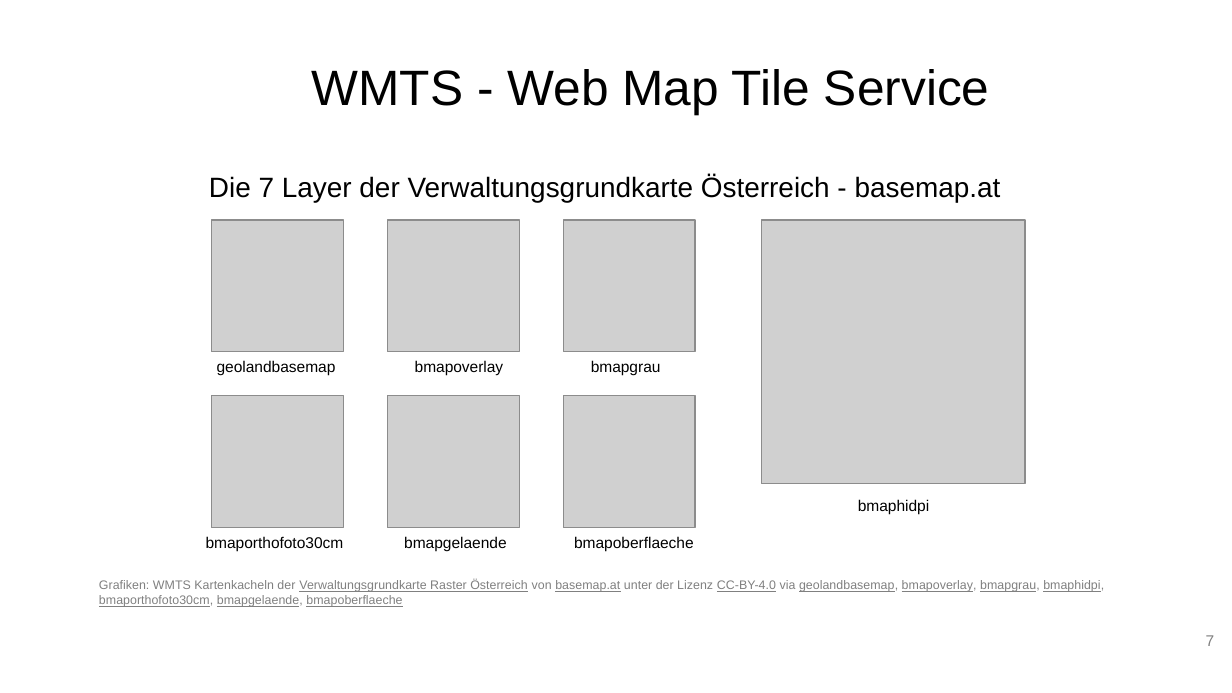
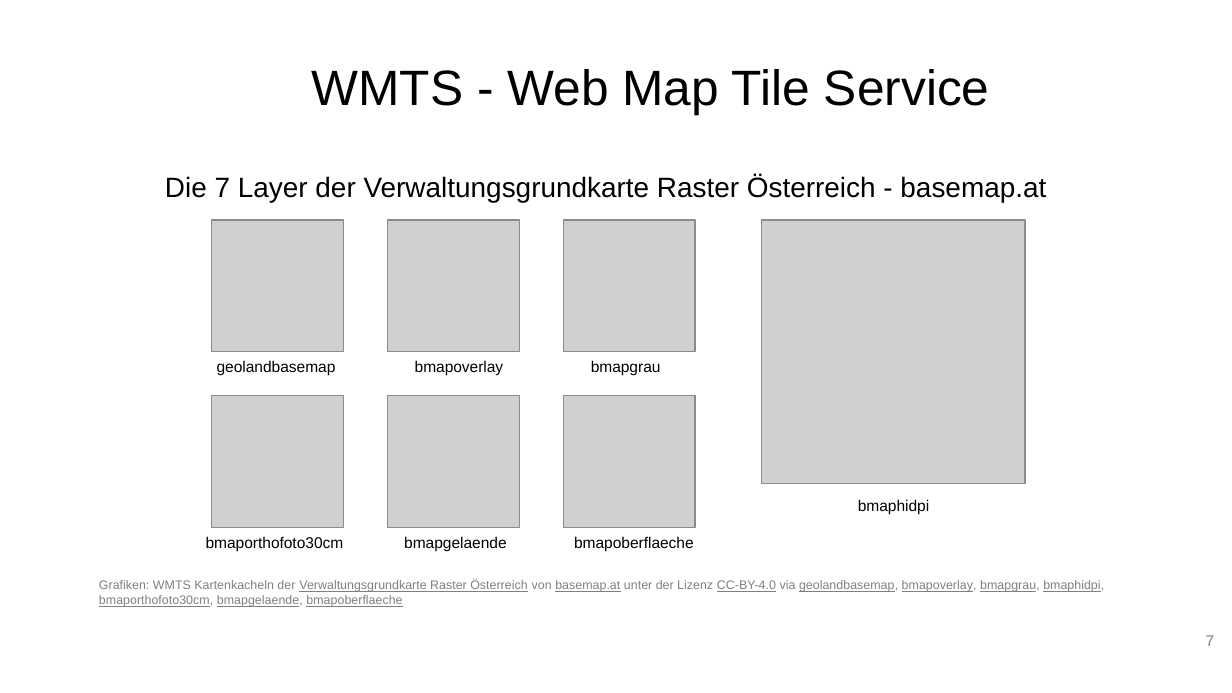
Before and after one commit to webmapping-oer/wmts, a slide deck: slide 7 of material/slides.odp. Drawn at 1232x693 pixels with LibreOffice and Linux fonts; fonts in the diff are those of the drawing; grey boxes stand for pictures; background and template pictures are left out. Boxes give left, top, right and bottom in pixels: in the first picture for what was removed or moved away, otherwise in the second. Text is boxed around its words. In the diff, an @@ line names an element or a change of style, - is before the commit and + after.

```diff
--- a/material/slides.odp
+++ b/material/slides.odp
@@ text at (165,175,1046,202): text changed @@
-Die 7 Layer der Verwaltungsgrundkarte Österreich - basemap.at
+Die 7 Layer der Verwaltungsgrundkarte Raster Österreich - basemap.at
```
Also in this commit, not shown: 2 other slides changed, 1 slide added, 1 slide removed.
